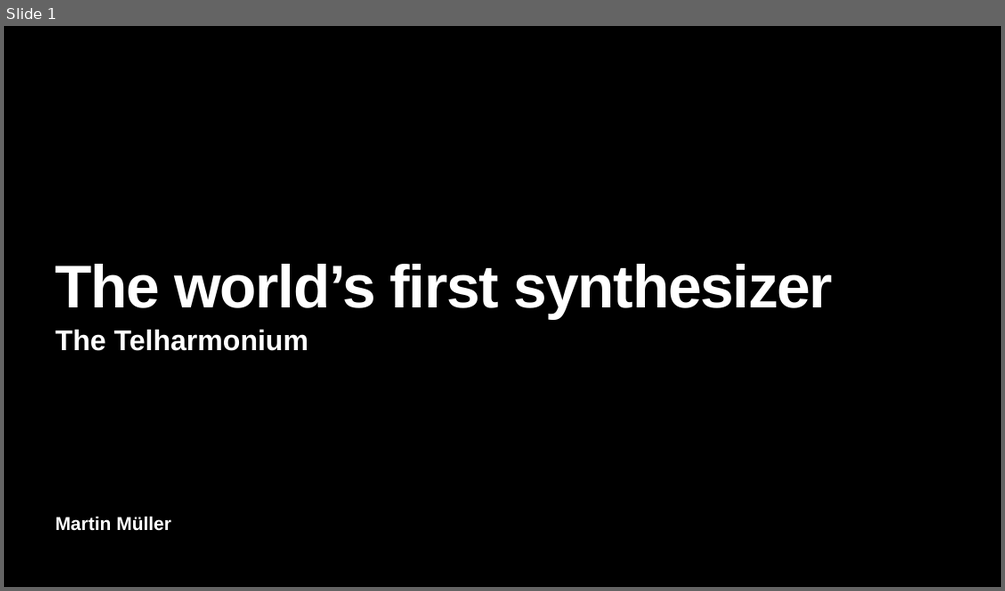
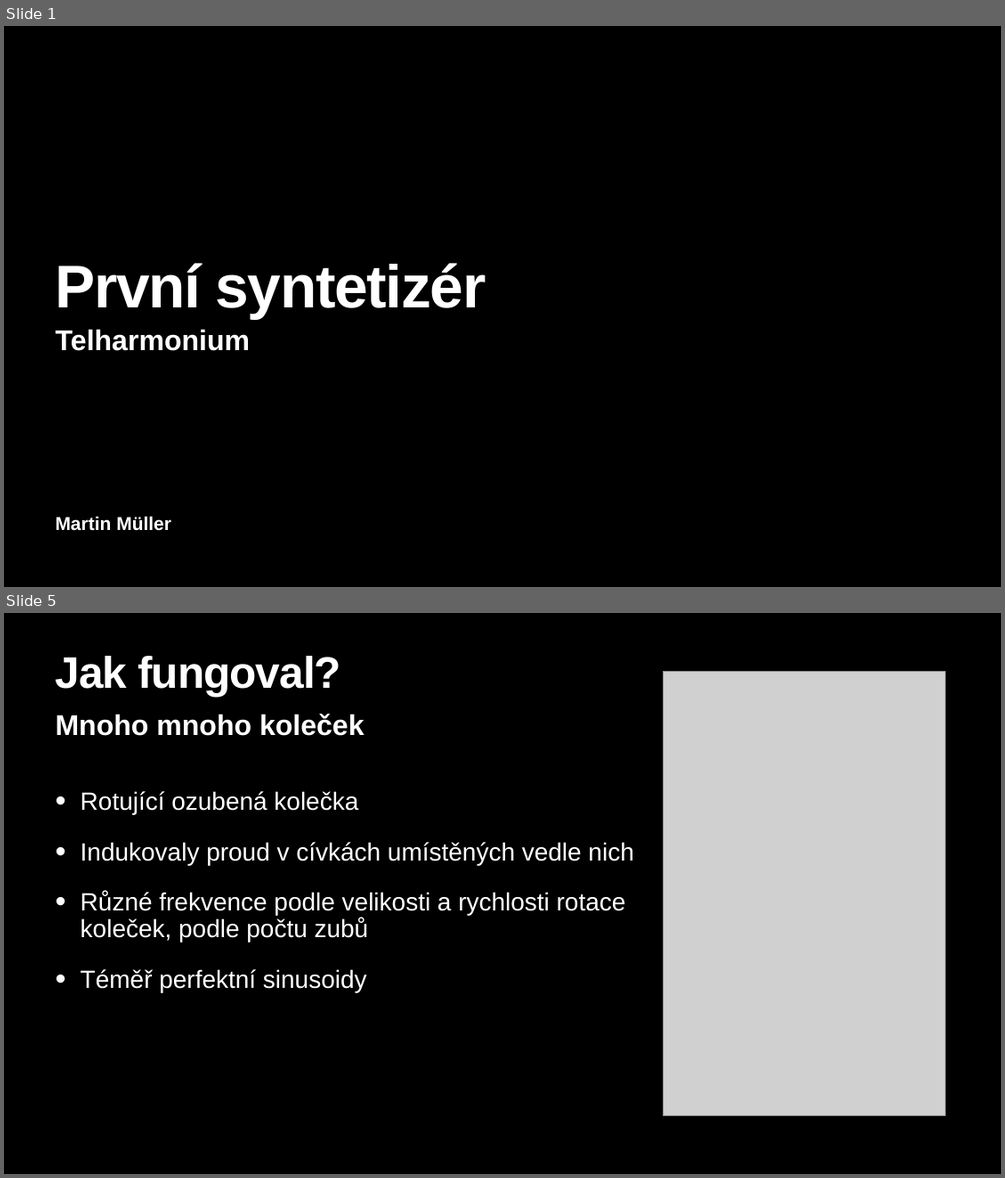
Before and after one commit to MikeOxlongfrfr/goethe, a slide deck: Telharmonium.pptx. Shown one above the other, each under a label of ours: slide 1 before the commit, slides 1 and 5 after it; the slides between them are not shown. The pictures are 1005x591 and 1005x1178 pixels, drawn with LibreOffice and Linux fonts; fonts in the diff are those of the drawing; grey boxes stand for pictures. Boxes give left, top, right and bottom in pixels: in the first picture for what was removed or moved away, otherwise in the second. Text is boxed around its words. In the diff, an @@ line names an element or a change of style, - is before the commit and + after.

```diff
--- a/Telharmonium.pptx
+++ b/Telharmonium.pptx
@@ slide 5 added at <box>4,613,1001,1174</box>, background #000000 @@
@@ title added at <box>56,656,341,696</box>, 85 pt, text #FFFFFF, bold @@
+Jak fungoval?
@@ picture added at <box>663,672,945,1115</box> @@
@@ text added at <box>56,714,364,736</box>, 55 pt, text #FFFFFF, bold @@
+Mnoho mnoho koleček
@@ text added at <box>81,791,633,992</box>, 48 pt, text #FFFFFF @@
+• Rotující ozubená kolečka
+• Indukovaly proud v cívkách umístěných vedle nich
+• Různé frekvence podle velikosti a rychlosti rotace koleček, podle počtu zubů
+• Téměř perfektní sinusoidy
@@ slide 1 changed as well @@
@@ title at <box>56,263,486,319</box>: text changed @@
-The world’s first synthesizer
+První syntetizér
@@ subtitle at <box>56,329,250,351</box>: text changed @@
-The Telharmonium
+Telharmonium
```
Also in this commit, not shown: 1 other slide changed, 4 other slides added, 5 slides removed, 1 other file.
